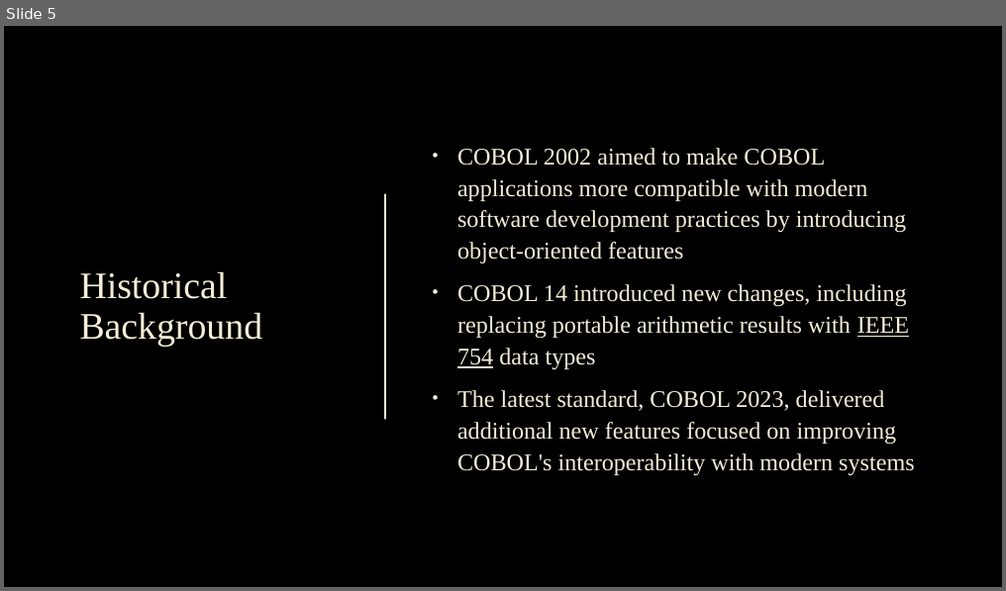
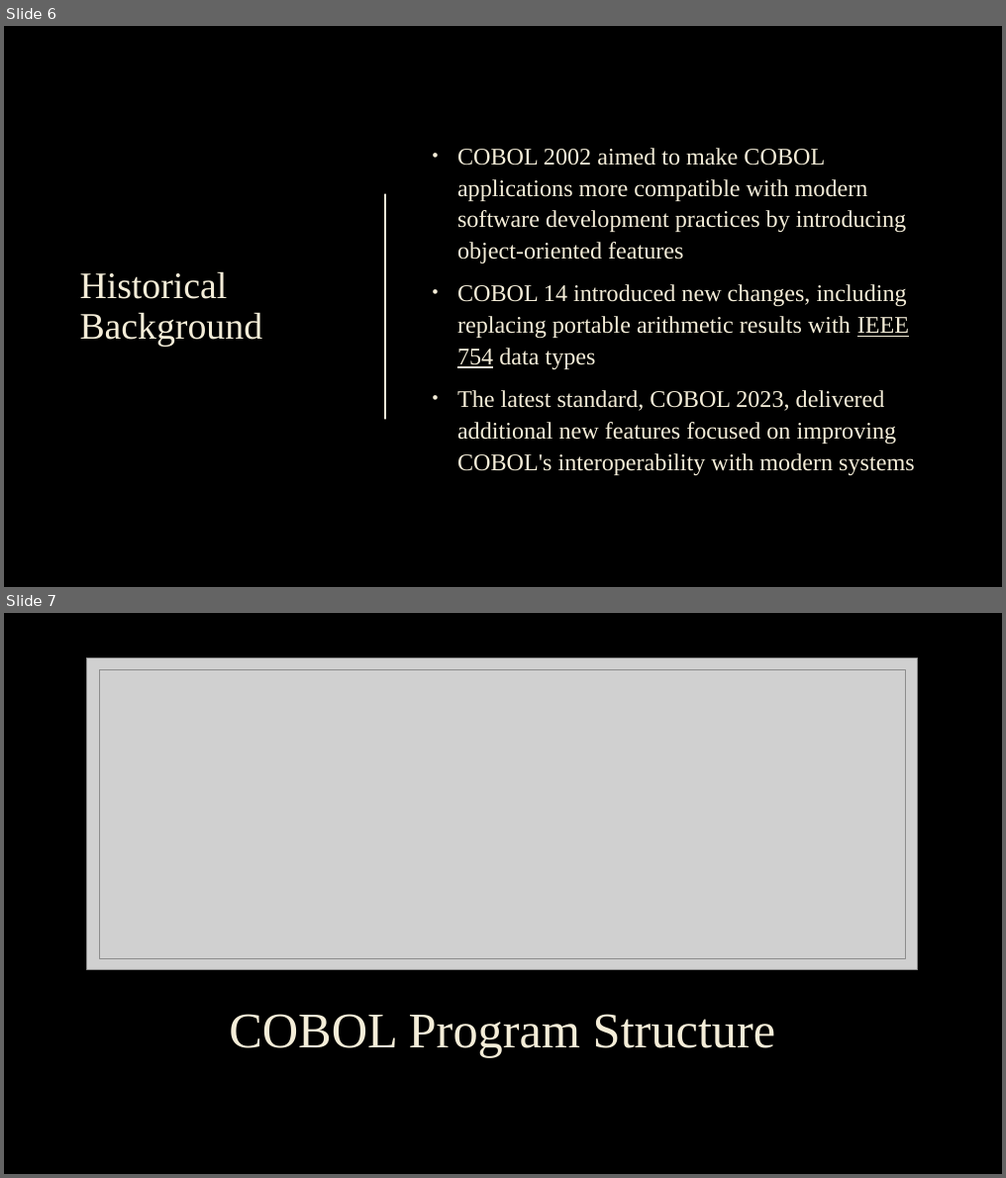
Before and after one commit to n1zuu/cobol-stack-demo, a slide deck: cobol/cobol.pptx. Shown one above the other, each under a label of ours: slide 5 before the commit, slides 6 and 7 after it. The pictures are 1006x591 and 1006x1178 pixels, drawn with LibreOffice and Linux fonts; fonts in the diff are those of the drawing; grey boxes stand for pictures; background and template pictures are left out. Boxes give left, top, right and bottom in pixels: in the first picture for what was removed or moved away, otherwise in the second. Text is boxed around its words. In the diff, an @@ line names an element or a change of style, - is before the commit and + after.

Commit message:
added program structure section

```diff
--- a/cobol/cobol.pptx
+++ b/cobol/cobol.pptx
@@ slide 7 added at (4,613,1002,1174), background picture (left out) @@
@@ picture added at (87,658,918,970) @@
@@ picture added at (100,669,906,959) @@
@@ title added at (229,1014,776,1059), 48 pt, text #F4EDD8 @@
+COBOL Program Structure
@@ what was slide 5 is now slide 6 @@
```
Also in this commit, not shown: 1 slide changed, 2 other slides added.
